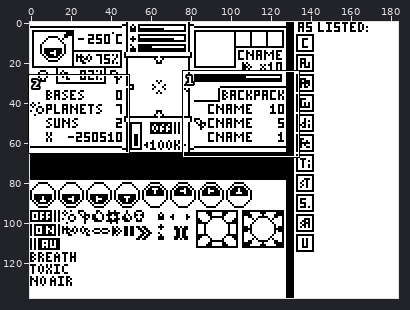
File history of a sprite sheet, graphismes et gameplay/UIfinal/InGame Tabs and elements/sprite.png. Above: a wide view before the commit, with the close-up outlined.
Close-up. Before the commit:
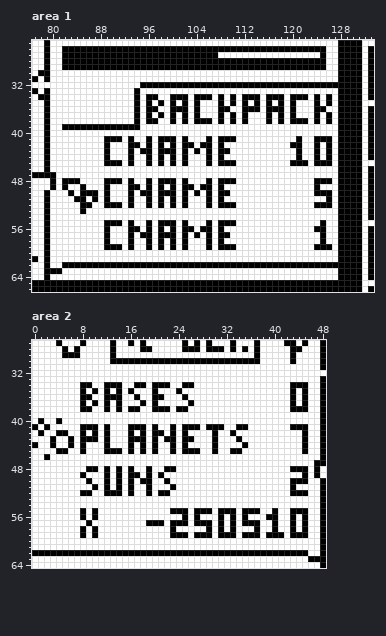
The file is 184x138 pixels. Shown: area 1: x 77..133, y 25..66; area 2: x 0..48, y 27..64. The commit also changed other parts of the picture, which this record leaves out.
The same view after the edit:
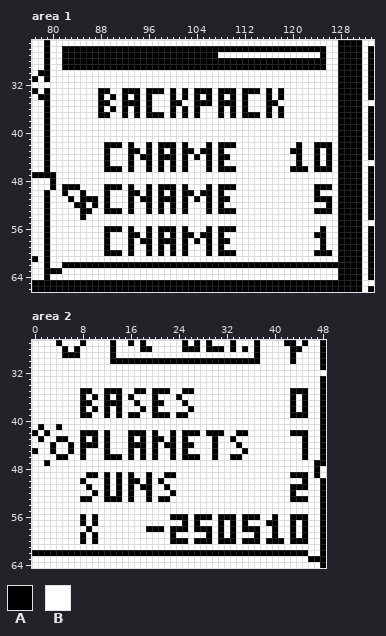
Palette (. is transparent): A #000000  B #ffffff
From old to new:
Changed rows in their new state; - is an unchanged pixel.
Area 1:
first column x 82:
32 -------------BBBBBBBBBBBBBBBBBBBBBBBBBBBBBBBBB
33 ------AA--AA--AAA-A-A-AAA-AAA-AAA-A-A---------
34 ------A-A-A----B---B---B-------BB--B--BBB-B-B-
35 ------AA--AA----B--AB--AA--A----B--AB-B---B-B-
36 ------A-A-A----B---B-------BA--BB--B--B---BB--
37 ------AA--A----A---------------AA-----B---B-B-
38 ------------B-BB--B-B-BBB-B-B-B---B-B-BBB-B-B-
39 BBBBBBBBBBBBB---------------------------------
41 -------BBB-B--B-BBB-B---B-BBB----------B--BBB-
42 --------AA--B----A---B-B---AA---------B----A--
43 ------------AB---B---ABA---B----------A-------
44 -------------A---A----A----A------------------
45 --------BB-----------------BB---------B-B--B--
46 -------AAA-A--A-A-A-A---A-AAA---------AAA-AAA-
48 BBB----BBB-B--B-BBB-B---B-BBB-------------BBB-
49 -AAB----AA--B----A---B-B---AA--------------AA-
50 AB--BB------AB---B---ABA---B---------------BB-
51 -AB-A--------A---A----A----A--------------AA--
52 --A-BA--BB-----------------BB-------------BB--
53 ----A--AAA-A--A-A-A-A---A-AAA-------------AAA-
54 ---A------------------------------------------
55 -------BBB-B--B-BBB-B---B-BBB--------------B--
56 --------AA--B----A---B-B---AA-------------B---
57 ------------AB---B---ABA---B--------------A---
58 -------------A---A----A----A------------------
59 --------BB-----------------BB-------------B-B-
60 -------AAA-A--A-A-A-A---A-AAA-------------AAA-
Area 2:
first column x 0:
34 --------BB--BBB--BB-BBB--BB----------------BBB
35 ---------AB--A--BAA--AA-BAA-----------------A-
36 ---------BA--B--AB---B--AB--------------------
37 ---------AB--A---AB--A---AB-------------------
38 ---------BA-----BBA--BB-BBA-----------------B-
39 --------AA--A-A-AA--AAA-AA-----------------AAA
40 -B--B-----------------------------------------
41 BAB-A---BBB-B---BBB-B--B-BBB-BBB--BB-------BBB
42 ABA-BB---A-------A---B----AA-A-A-BAA-------AA-
43 -A-BAAB--B-------B---AB---B------AB-----------
44 B--------AA------A----A---A-------AB----------
45 A--ABBA------BB-----------BB-----BBA----------
46 --B-AA--A---AAA-A-A-A--A-AAA--A--AA----------A
47 --A-------------------------------------------
48 ---------BB-B-B-B--B--BB-------------------BBB
49 --------BAA------B---BAA-------------------AA-
50 --------AB-------AB--AB--------------------BB-
51 ---------AB-------A---AB--------------------AA
52 --------BBA--B-------BBA--------------------BB
53 --------AA--AAA-A--A-AA--------------------AAA
55 --------B-B------------BBB-BBB-BBB-BBB--B--BBB
56 -----------------------AA---AA--A---AA-B----A-
57 --------ABA--------BBB-BB---BB------BB-A------
58 --------BAB--------AAA--AA-AA------AA---------
59 ------------------------BB-BB---B--BB--B-B--B-
60 --------A-A------------AAA-AAA-AAA-AAA-AAA-AAA
